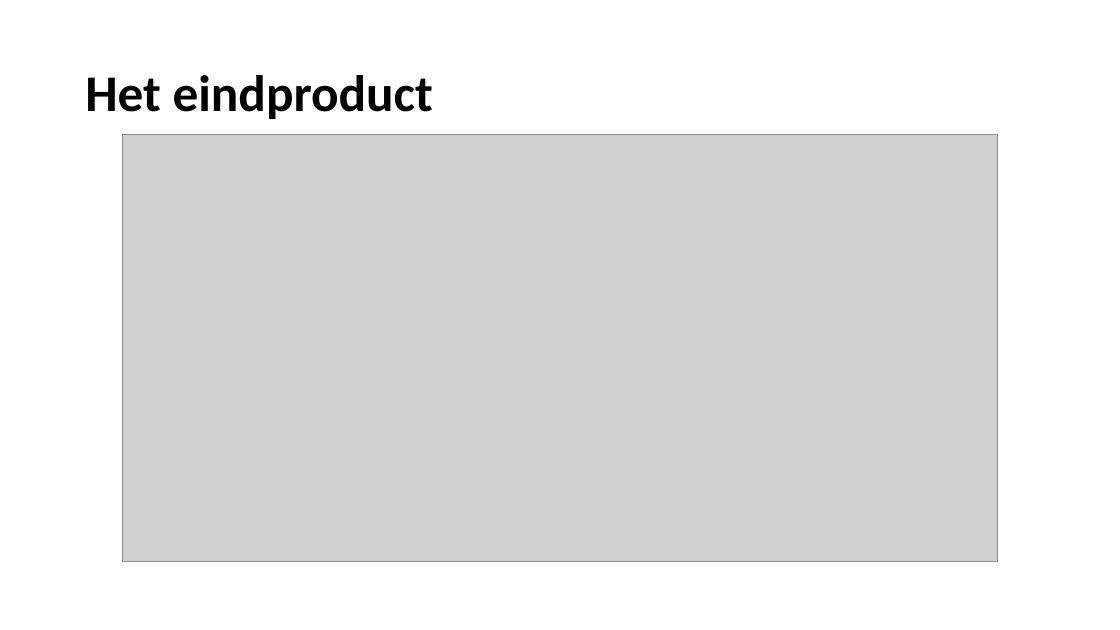
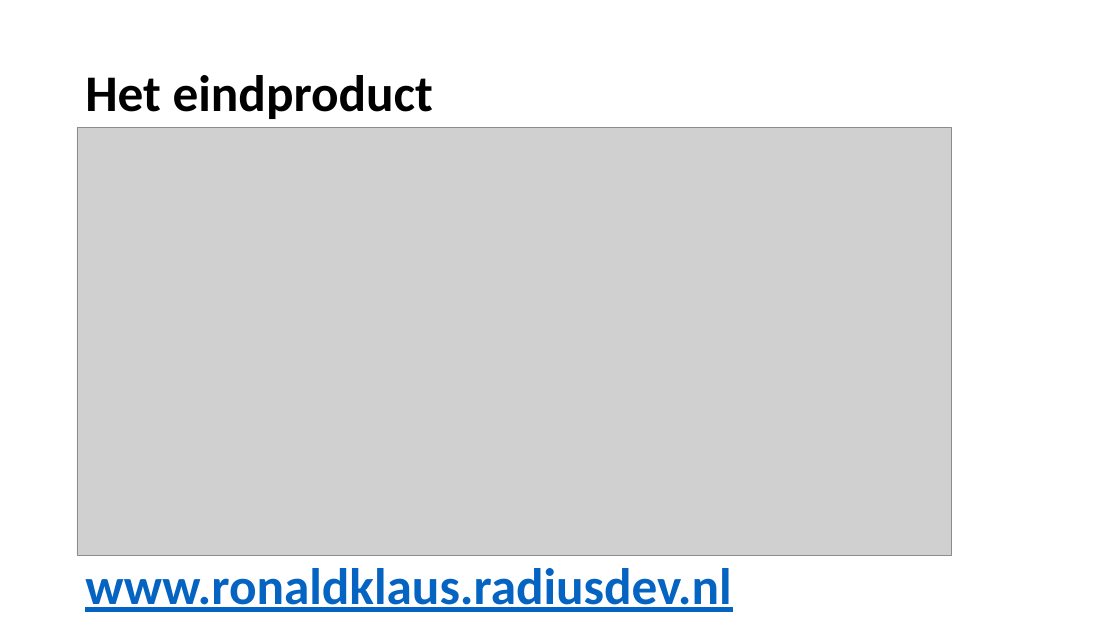
Before and after one commit to jr-development/PC4U-V2.0, a slide deck: slide 7 of Powerpoint-presentatie/JR-Webdevelopment presents PC4U.pptx. Drawn at 1120x630 pixels with LibreOffice and Linux fonts; fonts in the diff are those of the drawing; grey boxes stand for pictures; background and template pictures are left out. Boxes give left, top, right and bottom in pixels: in the first picture for what was removed or moved away, otherwise in the second. Text is boxed around its words. In the diff, an @@ line names an element or a change of style, - is before the commit and + after.

```diff
--- a/Powerpoint-presentatie/JR-Webdevelopment presents PC4U.pptx
+++ b/Powerpoint-presentatie/JR-Webdevelopment presents PC4U.pptx
@@ picture: place and size @@
-picture at [123,134,997,562]
+picture at [77,128,952,555]
@@ text added at [85,568,731,612], 44 pt, text #0563C1, bold, underline @@
+www.ronaldklaus.radiusdev.nl
```
Also in this commit, not shown: 1 other slide changed, 1 slide added, 2 other files.
